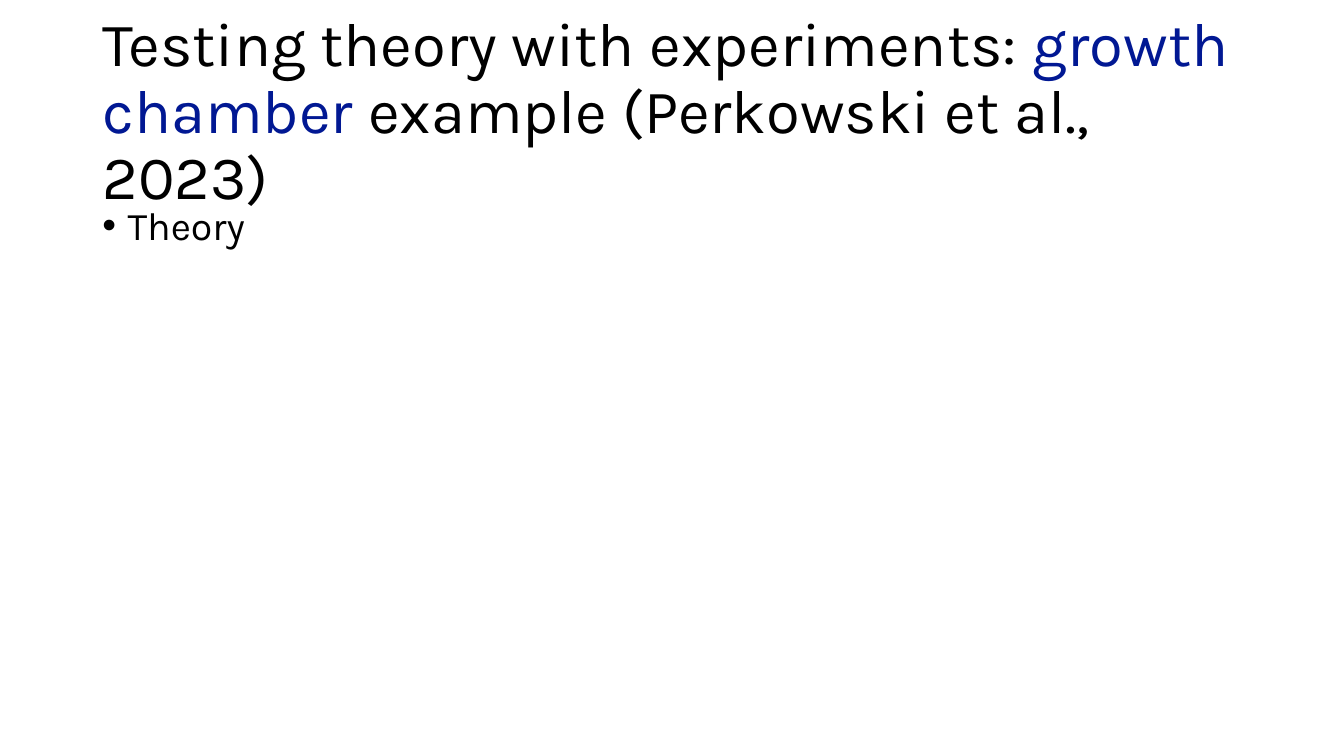
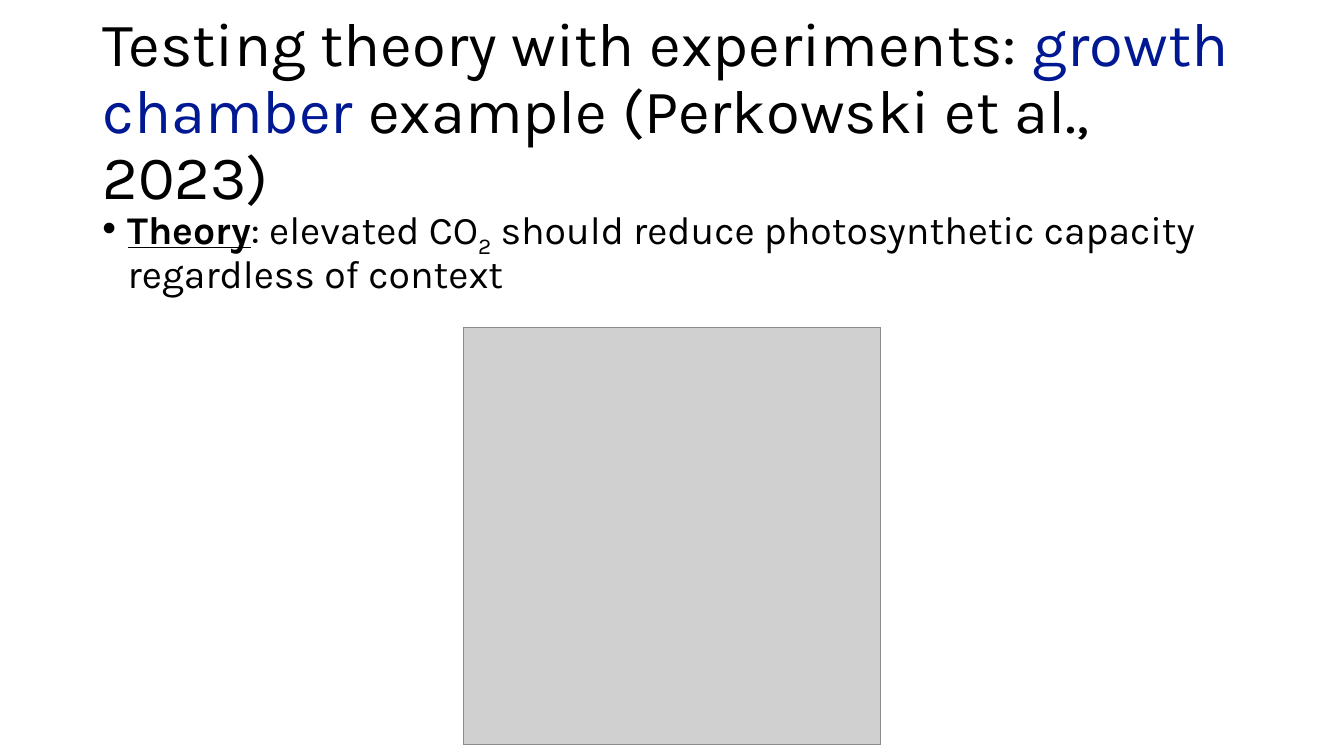
Before and after one commit to SmithEcophysLab/seminar, a slide deck: slide 28 of 2025_lemontree/src/lemontree_mtg_2025_smith.pptx. Drawn at 1344x756 pixels with LibreOffice and Linux fonts; fonts in the diff are those of the drawing; grey boxes stand for pictures. Boxes give left, top, right and bottom in pixels: in the first picture for what was removed or moved away, otherwise in the second. Text is boxed around its words. In the diff, an @@ line names an element or a change of style, - is before the commit and + after.

```diff
--- a/2025_lemontree/src/lemontree_mtg_2025_smith.pptx
+++ b/2025_lemontree/src/lemontree_mtg_2025_smith.pptx
@@ text at box(128, 217, 1195, 298): text changed @@
-• Theory
+• Theory: elevated CO2 should reduce photosynthetic capacity regardless of context
@@ picture added at box(463, 328, 880, 745) @@
```
Also in this commit, not shown: 9 other slides changed, 2 slides added, 1 slide removed.
